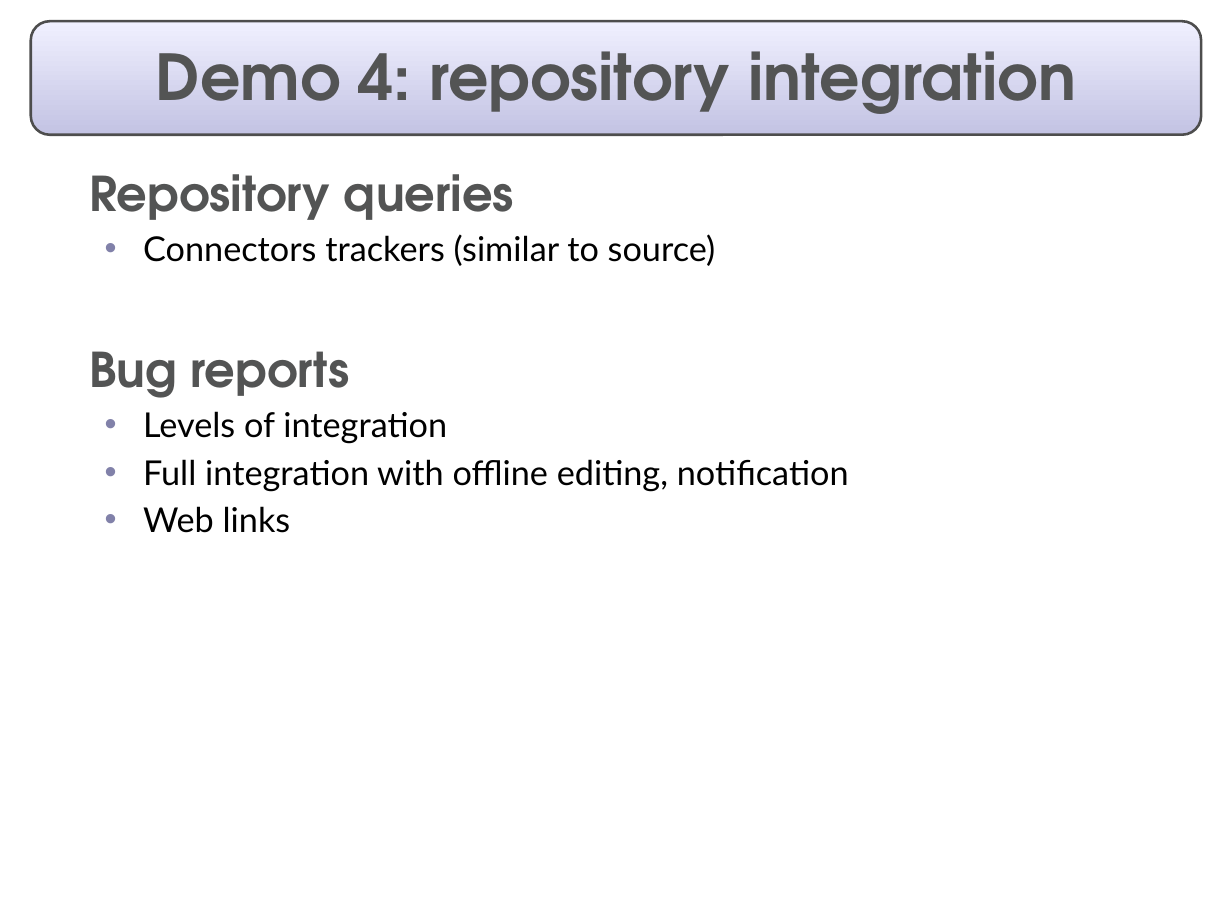
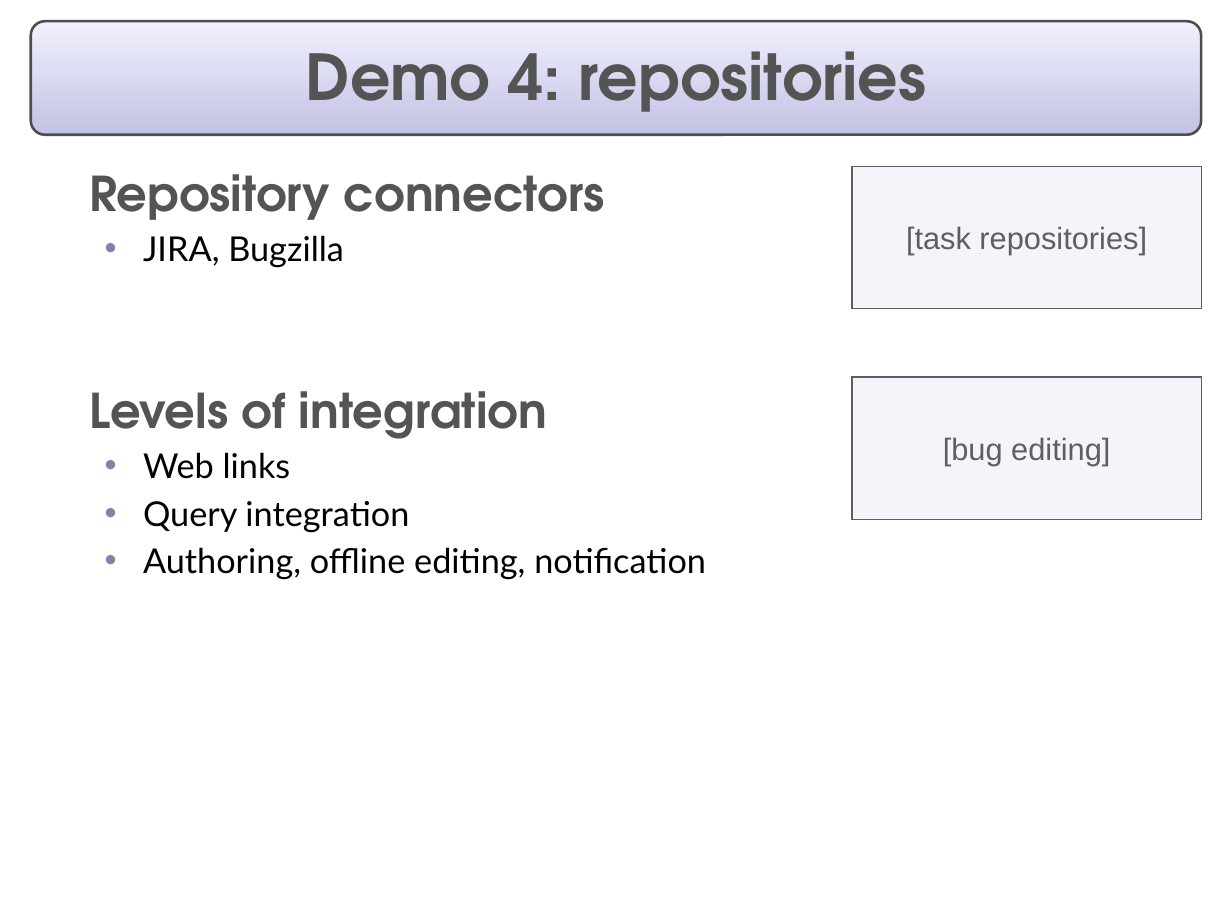
Before and after one commit to eclipse-mylyn/mylyn-website, a slide deck: slide 8 of publications/2006-03-mylar-eclipsecon.ppt. Drawn at 1232x924 pixels with LibreOffice and Linux fonts; fonts in the diff are those of the drawing. Boxes give left, top, right and bottom in pixels: in the first picture for what was removed or moved away, otherwise in the second. Text is boxed around its words. In the diff, an @@ line names an element or a change of style, - is before the commit and + after.

```diff
--- a/publications/2006-03-mylar-eclipsecon.ppt
+++ b/publications/2006-03-mylar-eclipsecon.ppt
@@ rounded rectangle at bbox=[31, 21, 1201, 134]: proportions changed @@
@@ title at bbox=[306, 51, 926, 112]: text changed @@
-Demo 4: repository integration
+Demo 4: repositories
@@ text at bbox=[89, 174, 605, 268]: text changed; size 20 to 28 pt; font Lato to TeX Gyre Adventor; text colour #000000 to #535454; bold on @@
-  Repository queries
-  • Connectors trackers (similar to source)
-  Bug reports
+  Repository connectors
+  • JIRA, Bugzilla
@@ rectangle added at bbox=[853, 166, 1201, 309], fill #F4F4FA, outline #5F5F5F 0.74 pt, 18 pt, text #5F5F5F @@
+[task repositories]
@@ rectangle added at bbox=[853, 377, 1201, 520], fill #F4F4FA, outline #5F5F5F 0.74 pt, 18 pt, text #5F5F5F @@
+[bug editing]
@@ text at bbox=[89, 391, 547, 439]: size 20 to 28 pt, font Lato to TeX Gyre Adventor, text colour #000000 to #535454, bold on in "Levels of integration"; bullet • to  ; list level 2 to 1 in "Levels of integration"; bullet colour #8181A9 to #666699 @@
@@ text at bbox=[143, 459, 849, 491]: paragraph removed @@
-  • Full integration with offline editing, notification
@@ text at bbox=[143, 501, 706, 580]: paragraphs added @@
+  • Query integration
+  • Authoring, offline editing, notification
```
Also in this commit, not shown: 17 other slides changed, 2 slides added, 2 slides removed.
